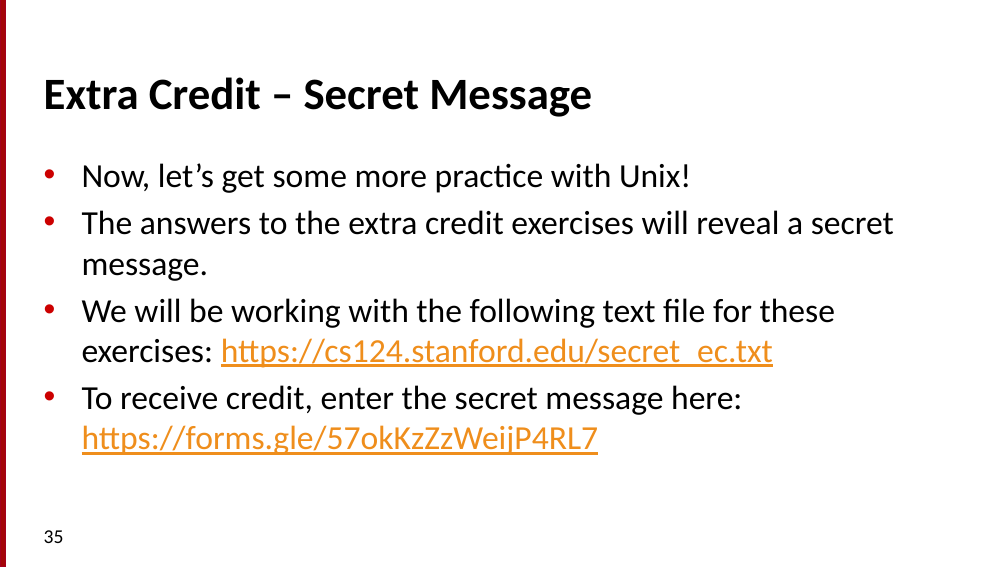
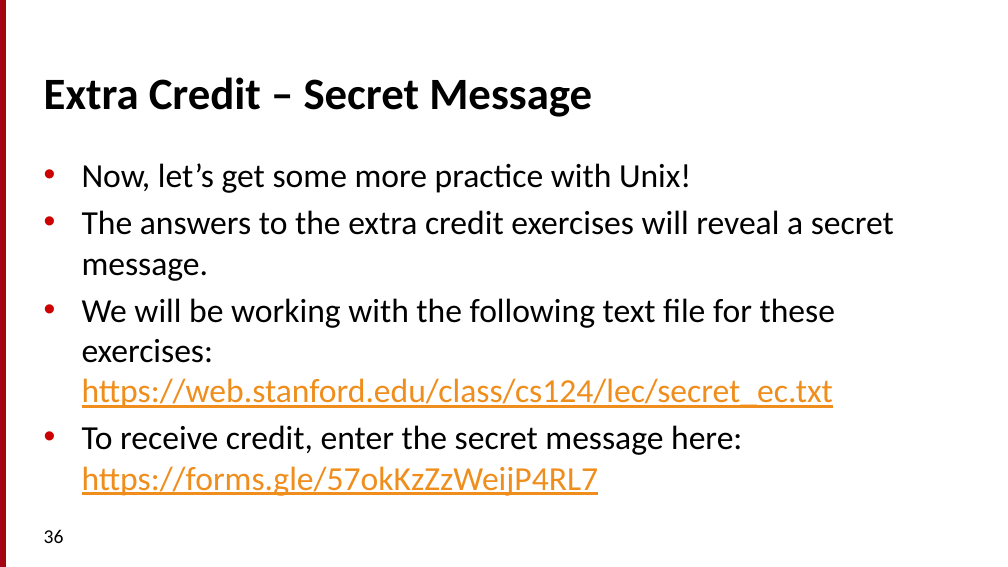
Before and after one commit to cs124/labs, a slide deck: slide 36 of GW1_UnixForPoets.pptx (slide 35 before the commit). Drawn at 1008x567 pixels with LibreOffice and Linux fonts; fonts in the diff are those of the drawing. Boxes give left, top, right and bottom in pixels: in the first picture for what was removed or moved away, otherwise in the second. Text is boxed around its words. In the diff, an @@ line names an element or a change of style, - is before the commit and + after.

```diff
--- a/GW1_UnixForPoets.pptx
+++ b/GW1_UnixForPoets.pptx
@@ text at bbox=[82, 298, 835, 408]: text changed @@
-• We will be working with the following text file for these exercises: https://cs124.stanford.edu/secret_ec.txt
+• We will be working with the following text file for these exercises: https://web.stanford.edu/class/cs124/lec/secret_ec.txt
@@ page number at bbox=[44, 529, 64, 543]: text changed @@
-35
+36
```
Also in this commit, not shown: 4 other slides changed, 1 slide added, 1 other file.
